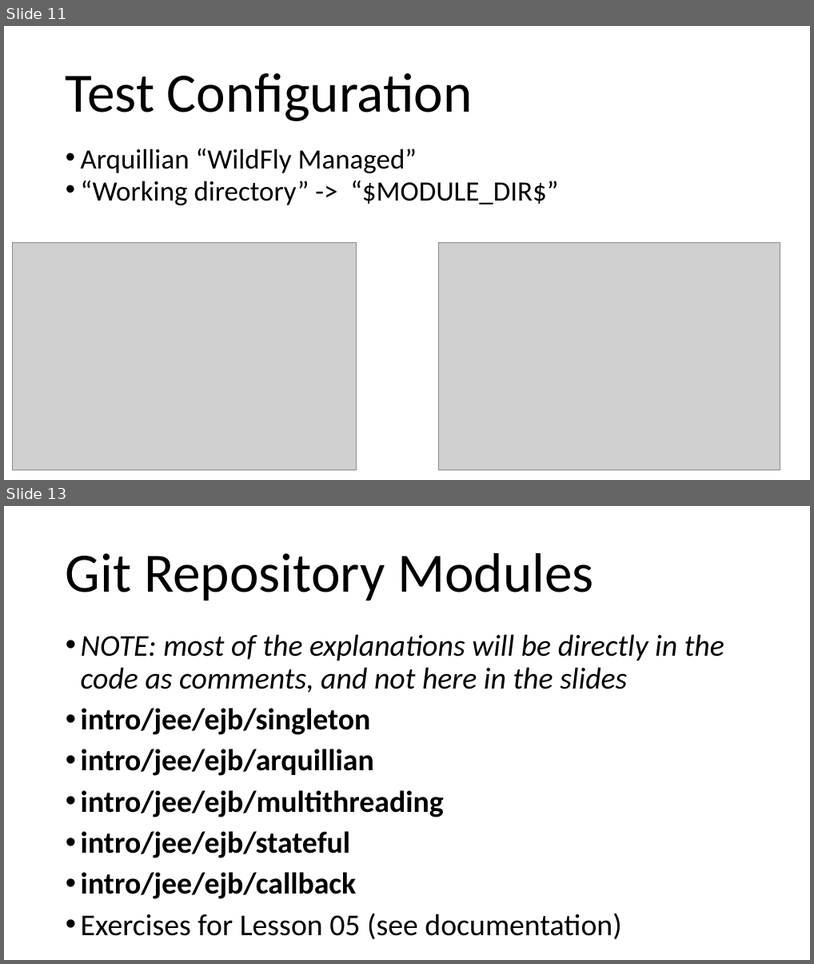
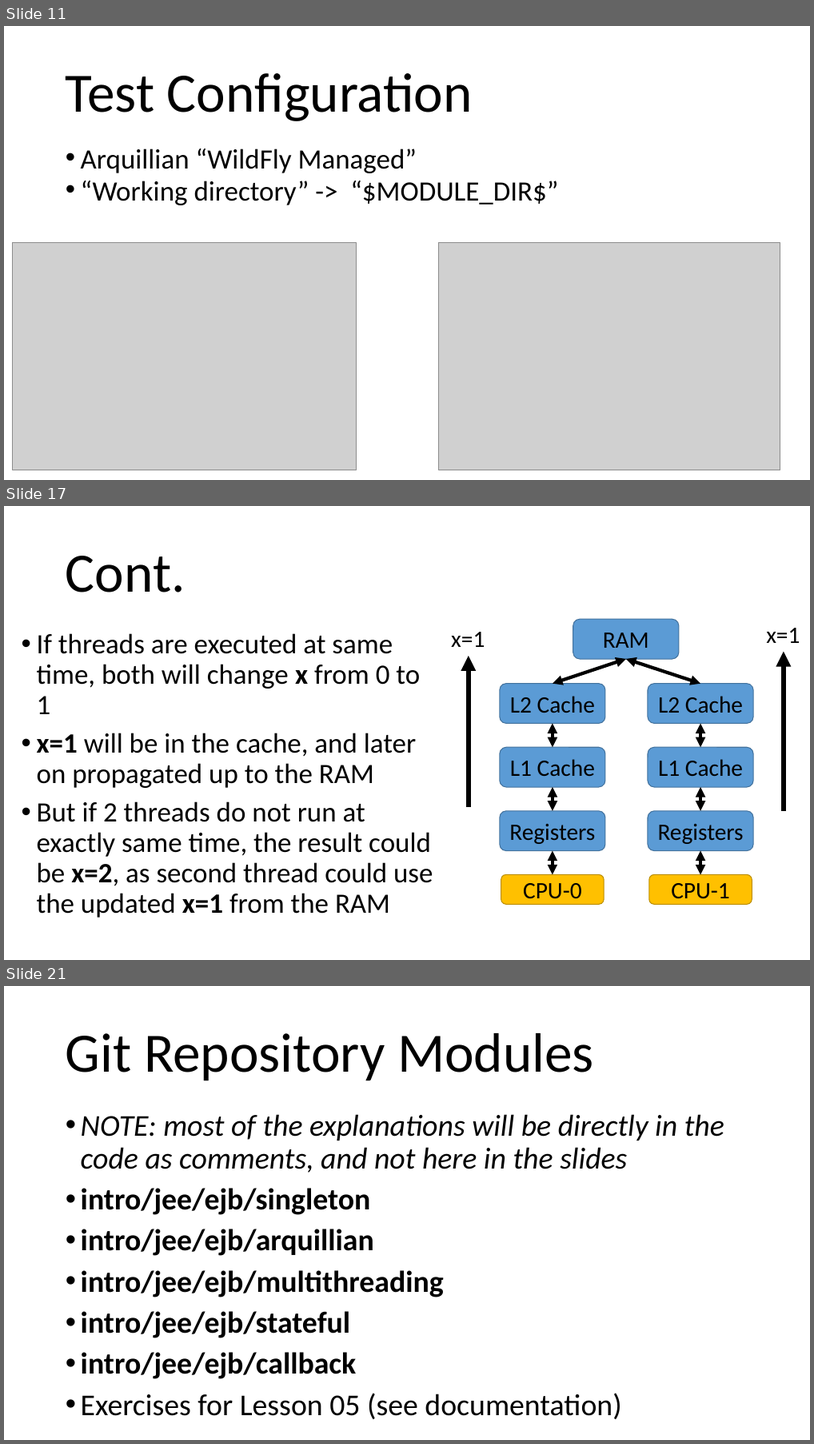
Before and after one commit to arcuri82/testing_security_development_enterprise_systems, a slide deck: doc/intro/slides/lesson_05_ejb.pptx. Shown one above the other, each under a label of ours: slides 11 and 13 before the commit, slides 11, 17 and 21 after it; the slides between them are not shown. The pictures are 814x964 and 814x1444 pixels, drawn with LibreOffice and Linux fonts; fonts in the diff are those of the drawing; grey boxes stand for pictures. Boxes give left, top, right and bottom in pixels: in the first picture for what was removed or moved away, otherwise in the second. Text is boxed around its words. In the diff, an @@ line names an element or a change of style, - is before the commit and + after.

Commit message:
more on multi-threading

```diff
--- a/doc/intro/slides/lesson_05_ejb.pptx
+++ b/doc/intro/slides/lesson_05_ejb.pptx
@@ slide 17 added at [4,506,810,960], background #FFFFFF @@
@@ title added at [66,556,186,592], 66 pt, text #000000 @@
+Cont.
@@ rounded rectangle added at [574,619,680,659], fill #5B9BD5, outline #43739E 1 pt, 28 pt, text #000000 @@
+RAM
@@ text added at [37,633,433,917], 33.3 pt, text #000000 @@
+• If threads are executed at same time, both will change x from 0 to 1
+• x=1 will be in the cache, and later on propagated up to the RAM
+• But if 2 threads do not run at exactly same time, the result could be x=2, as second thread could use the updated x=1 from the RAM
@@ text added at [451,632,485,647], 28 pt, text #000000 @@
+x=1
@@ text added at [766,628,800,643], 28 pt, text #000000 @@
+x=1
@@ arrow added from (469, 807) to (469, 656), #000000 6 pt @@
@@ double arrow added from (626, 659) to (553, 684), #000000 4 pt @@
@@ double arrow added from (626, 659) to (701, 684), #000000 4 pt @@
@@ arrow added from (784, 811) to (784, 651), #000000 6 pt @@
@@ rounded rectangle added at [500,684,606,723], fill #5B9BD5, outline #43739E 1 pt, 28 pt, text #000000 @@
+L2 Cache
@@ rounded rectangle added at [648,684,754,723], fill #5B9BD5, outline #43739E 1 pt, 28 pt, text #000000 @@
+L2 Cache
@@ double arrow added from (553, 723) to (553, 747), #000000 4 pt @@
@@ double arrow added from (701, 723) to (701, 747), #000000 4 pt @@
@@ rounded rectangle added at [500,747,606,787], fill #5B9BD5, outline #43739E 1 pt, 28 pt, text #000000 @@
+L1 Cache
@@ rounded rectangle added at [648,747,754,787], fill #5B9BD5, outline #43739E 1 pt, 28 pt, text #000000 @@
+L1 Cache
@@ double arrow added from (553, 787) to (553, 811), #000000 4 pt @@
@@ double arrow added from (701, 787) to (701, 811), #000000 4 pt @@
@@ rounded rectangle added at [500,811,606,851], fill #5B9BD5, outline #43739E 1 pt, 28 pt, text #000000 @@
+Registers
@@ rounded rectangle added at [648,811,754,851], fill #5B9BD5, outline #43739E 1 pt, 28 pt, text #000000 @@
+Registers
@@ double arrow added from (553, 851) to (553, 875), #000000 4 pt @@
@@ double arrow added from (701, 851) to (701, 875), #000000 4 pt @@
@@ rounded rectangle added at [502,875,604,904], fill #FFC000, outline #BD8E00 1 pt, 28 pt, text #000000 @@
+CPU-0
@@ rounded rectangle added at [650,875,752,904], fill #FFC000, outline #BD8E00 1 pt, 28 pt, text #000000 @@
+CPU-1
@@ what was slide 13 is now slide 21 @@
```
Also in this commit, not shown: 1 slide changed, 7 other slides added, 7 other files.
